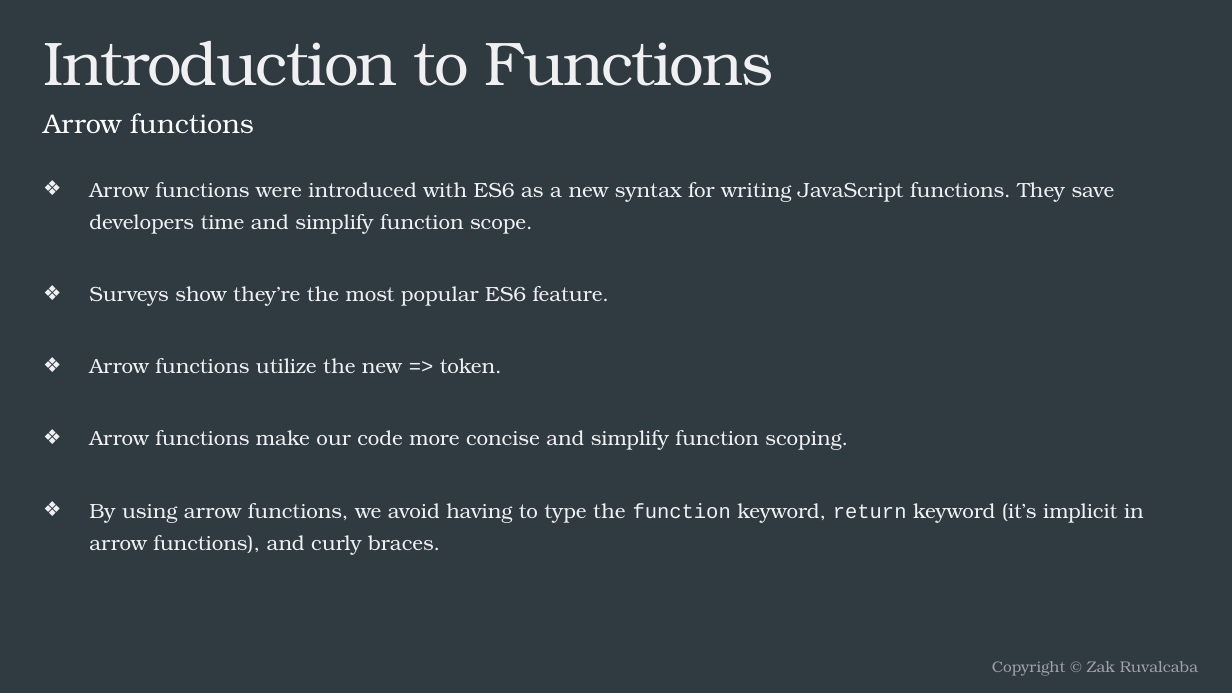
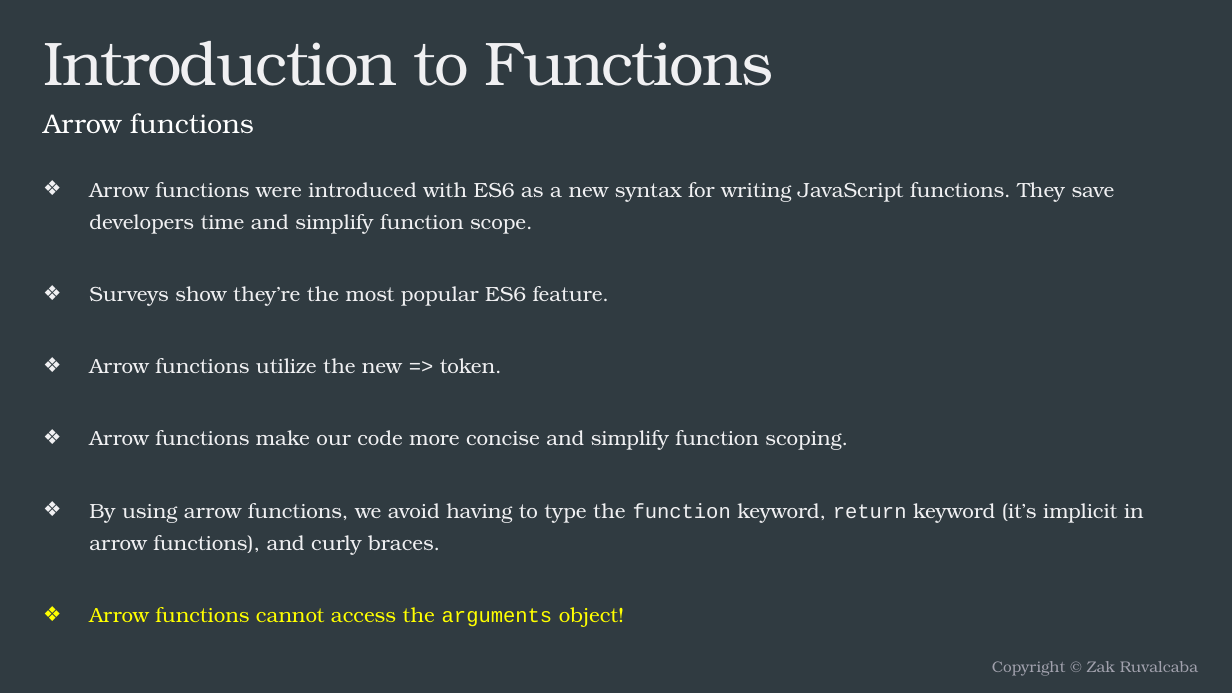
Before and after one commit to bcltester/FEWD, a slide deck: slide 38 of Lecture 5/lecture5.pptx. Drawn at 1232x693 pixels with LibreOffice and Linux fonts; fonts in the diff are those of the drawing. Boxes give left, top, right and bottom in pixels: in the first picture for what was removed or moved away, otherwise in the second. Text is boxed around its words. In the diff, an @@ line names an element or a change of style, - is before the commit and + after.

```diff
--- a/Lecture 5/lecture5.pptx
+++ b/Lecture 5/lecture5.pptx
@@ text at [89,607,624,627]: paragraph added @@
+❖ Arrow functions cannot access the arguments object!
```
Also in this commit, not shown: 4 other slides changed, 16 other files.
